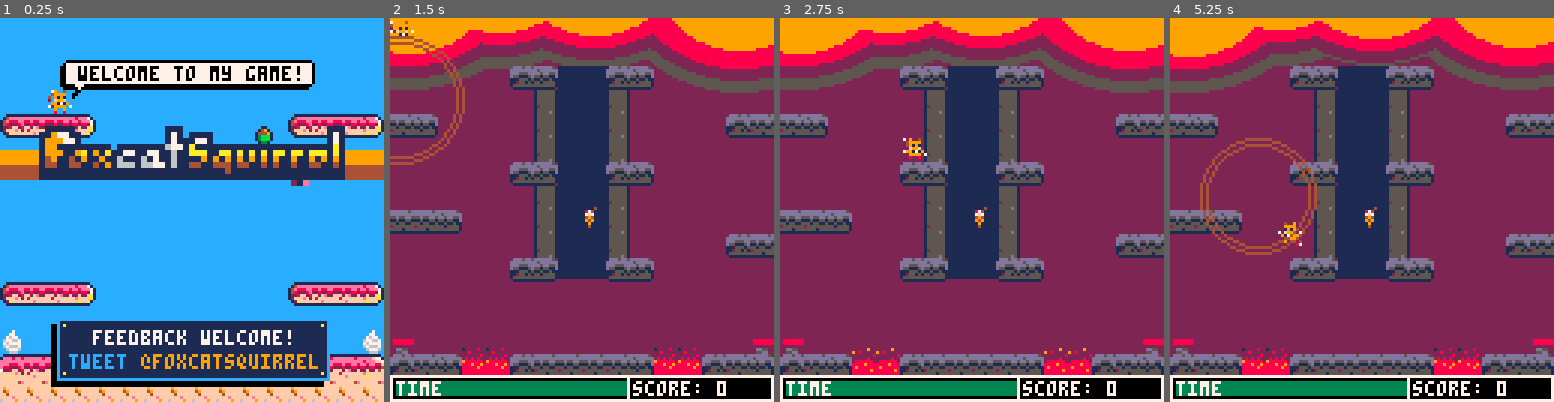
Above: before the commit, frames 1-4 (left to right).
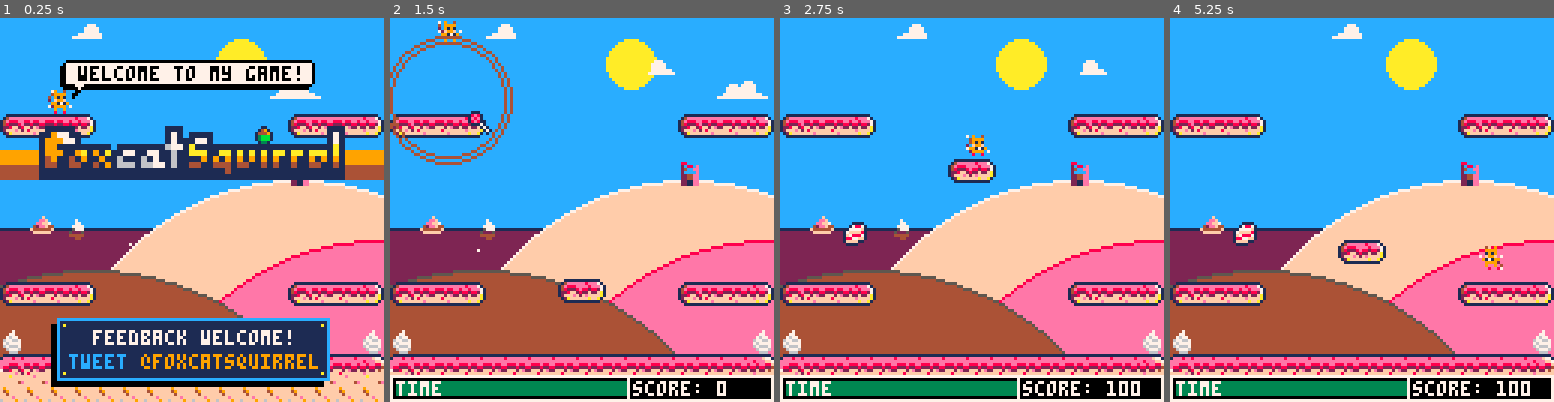
Above: after the commit, the same moments.

Repository: daddynewts/foxcatsquirrel
Game: PICO-8 cartridge foxcatsquirrel.p8
Two runs of this game, one before a commit and one after it. Both use one fixed random seed, a clock stepped at 60 frames per second and the inputs below.
Inputs:
- Up to frame 1 (0.25 s): no input
- Up to frame 2 (1.5 s): tap X (X key) at 0.33, 1.07 s; tap O (Z key) at 0.7 s
- Up to frame 3 (2.75 s): hold Right 1.6-2.1 s; tap O (Z key) at 1.7, 2.1, 2.5 s; tap X (X key) at 1.85 s; hold Right from 2.47 s (still down)
- Up to frame 4 (5.25 s): tap O (Z key) every 0.4 s from 2.9 to 4.9 s; tap X (X key) at 2.97, 4.08, 5.2 s; release Right at 3.03 s; hold Left 3.08-3.58 s; hold Down 3.63-3.97 s; hold Right 4.02-4.68 s; hold Left from 5.08 s (still down)

The runs differ from the first frame. In frame 1, 29% of the frame differs, in the area x 0-100%, y 1-89%; in frame 2, 88%; in frame 3, 89%; in frame 4, 89%, in the area x 0-100%, y 0-99%.

Commit message:
Basically finished
Some polish here and there, but otherwise, it's done.

Diff:
--- a/foxcatsquirrel.p8
+++ b/foxcatsquirrel.p8
@@ -8,11 +8,10 @@
 
 function _init()
 
- level=4 -- def 0, playground 5
+ level=0 -- def 0, playground 5
  count=0
  points=0
- addfood=10 -- 7 for instant enemy on l1
- is_shockwave=false
+ addfood=1 -- 7 for instant enemy on l1
 
  init_times()
 
@@ -22,13 +21,14 @@
  ghostapproach=0
 
  -- sfx
- intro_jingle = 4
+ intro_jingle = 63
  eat_sfx = {14,9}
  death_sfx = 1
  jump_sfx = 0
  slide_sfx = 2
  skull_sfx = 12
  bonus_sfx = 13
+ endlevel_sfx = 63
  spring_sfx = 4
  ghost_sfx = 12
  menu_sfx = 10
@@ -37,11 +37,11 @@
 
  -- music
  music_level1 = 0
- music_level2 = 1
- music_level3 = 10
+ music_level2 = 28
+ music_level3 = 11
  music_level4 = 7
- music_level5 = 25
- credits      = 0
+ music_level5 = 26
+ credits      = 5
 
  function rndb(low,high)
   return flr(rnd(high-low+1)+low)
@@ -104,6 +104,8 @@
   dead=false,
   }
 
+ is_shockwave=false
+
  cam_x=level*128
  cam_y=0
 
@@ -286,7 +288,7 @@
 
 function timecheck()
  timegain=count -- default 12
- timeleft-=timededuction
+ --timeleft-=timededuction
  timededuction=0.1*(count/6) -- default 0.1*(count/6)
 
  if timeleft >=78 then
@@ -866,7 +868,7 @@
   for i=1,1 do
    food={
     sprite=flr(rnd(food_count)+food_start),
-    x=level*128+flr(rnd(90)+16),
+    x=level*128+flr(rnd(100)+16),
     y=flr(rnd(80)+15),
    }
   add(foods,food)
@@ -932,7 +934,6 @@
 
 function add_foodpoints()
  points+=100+(20*level)+10*flr(glidetime)
- -- points+=flr(10000/timeleft)
  timeleft+=timegain
  count+=addfood
  del(foods,food)
@@ -993,7 +994,7 @@
       del(bonuses,bonus)
       del(ghosts,ghost)
       del(skulls,skull)
-      sfx(bonus_sfx,0)
+      sfx(endlevel_sfx,0)
       init_levelover()
   end
  end
@@ -1267,7 +1268,7 @@
   rectfill(512,113,640,128,2)
   line(512,118,640,118,8)
   -- pass-through bg
-  rectfill(568,16,588,86,1)
+  rectfill(560,16,596,86,1)
 
  end
 end
@@ -1456,20 +1457,18 @@
  spr(10,96,64,1,1,true)
 
  -- shadow
- print("press    to jump",25,75,0)
- print("❎",49,75,4)
- print("❎",50,74,9)
+ print("to jump and glide",35,75,0)
+ print("❎",25,75,1)
+ print("❎",26,74,9)
   -- text
- print("press    to jump",26,74,6)
+ print("to jump and glide",36,74,7)
 
  -- shadow
- print("❎",45,83,4)
- print("❎",46,82,9)
- print("hold    to glide",25,83,0)
+ print("🅾️",25,83,1)
+ print("🅾️",26,82,12)
+ print("for force field",35,83,0)
  -- text
- print("hold    to glide",26,82,7)
--- print("(c)",50,72,12)
--- print("(c)",46,80,12)
+ print("for force field",36,82,14)
 
  -- ready? bg box
 
@@ -1479,8 +1478,10 @@
 
  print("ready?",52,105,1)
  print("ready?",53,104,9)
- print("❎",55,113,4)
+
+ print("❎",55,113,1)
  print("❎",56,112,9)
+
  print("press    to play!",31,113,1)
  print("press    to play!",32,112,7)
 end
@@ -1593,26 +1594,27 @@
 --  rectfill(cam_x,44,cam_x+128,48,10)
 --  rectfill(cam_x,49,cam_x+128,51,9)
 
- circfill(cam_x+64,52,50,8)
- circfill(cam_x+64,52,46,9)
- circfill(cam_x+64,52,44,10)
- circfill(cam_x+64,52,42,11)
- circfill(cam_x+64,52,40,3)
- circfill(cam_x+64,52,38,12)
- circfill(cam_x+64,52,36,14)
- circfill(cam_x+64,52,34,2)
- circfill(cam_x+64,52,32,12)
-
- rectfill(cam_x,34,cam_x+128,49,10)
- rectfill(cam_x,46,cam_x+128,53,9)
-
- rectfill(cam_x,54,cam_x+128,128,12)
+ --rainbow
+ circfill(cam_x+64,52,30-delay/2,8)
+ circfill(cam_x+64,52,29-delay/2,9)
+ circfill(cam_x+64,52,28-delay/2,10)
+ circfill(cam_x+64,52,27-delay/2,11)
+ circfill(cam_x+64,52,26-delay/2,3)
+ circfill(cam_x+64,52,25-delay/2,12)
+ circfill(cam_x+64,52,24-delay/2,14)
+ circfill(cam_x+64,52,23-delay/2,2)
+ circfill(cam_x+64,52,22-delay/2,12)
+
+ rectfill(cam_x,45,cam_x+128,60,10)
+ rectfill(cam_x,57,cam_x+128,64,9)
+
+ rectfill(cam_x,64,cam_x+128,128,12)
  -- double-size "you win"
- sspr(0,88,32,8,cam_x+32,36,64,16)
+ sspr(0,88,32,8,cam_x+32,47,64,16)
 
  -- text
- print("score: "..points,cam_x+43,58,1)
- print("score: "..points,cam_x+44,57,7)
+ print("score: "..points,cam_x+43,78,1)
+ print("score: "..points,cam_x+44,77,7)
  print("press ❎ to watch credits",cam_x+15,105,0)
  print("press ❎ to watch credits",cam_x+16,104,7)
  print("❎",cam_x+39,105,4)
@@ -1646,7 +1648,6 @@
 function draw_credits()
  cls()
 
- print("cam_x:"..cam_x,cam_x,0,7)
  rectfill(0,0,128,128,1)
 
  rectfill(cam_x+0,136-m,cam_x+127,140-m,9)
@@ -1909,7 +1908,7 @@
  end
   if skullchase==false then
    skull.x-=cos(skullangle)-(0.25+(skull.x-shockwave_x)/(20+count))
-   skull.y-=sin(skullangle)-((skull.y-shockwave_y)/(20+count))
+   skull.y-=sin(skullangle)-(0.25+(skull.y-shockwave_y)/(20+count))
  end
 
  if is_shockwave==true then
@@ -1931,8 +1930,11 @@
   ghostchase=true
  end
   if ghostchase==false then
-   ghost.x-=((ghost.x-shockwave_x)/(20+count)/2)-cos(2*ghostangle)
-   ghost.y-=sin(2*ghostangle)-((ghost.y-shockwave_y)/(10+count))/2
+   ghost.x-=cos(ghostangle)-(0.25+(ghost.x-shockwave_x)/(20+count))
+   ghost.y-=sin(ghostangle)-((ghost.y-shockwave_y)/(20+count))
+
+--   ghost.x-=((ghost.x-shockwave_x)/(20+count)/2)-cos(2*ghostangle)
+--   ghost.y-=sin(2*ghostangle)-((ghost.y-shockwave_y)/(10+count))/2
   end
 
 end
@@ -2342,13 +2344,13 @@
 0000000000000000000000000000000000000026000000002600003a00002600000000000000000000000000000040414200004300530000000053004300004000000000000000000000000000000000d70000000000000000000000000000000000000000000000000000000000000000000000000000000000000000000000
 000000000000000000000000000000000000000000000000262b000000002600000000000000000000000000000040414200004300530000000053004300004000000000000000000000000000000000d70000000000000000000000000000000000000000000000000000000000000000000000000000000000000000000000
 0000000000000000000000000000000000002b00000000002600000000002b0000000000000000000000000000004041420000430053000000005300430000400000000000c6e80000e7c80000000000000000000000000000000000000000000000000000000000000000000000000000000000000000000000000000000000
-000000000000000000000000000000003a0000000000000026000000000000000000000000000000000000000000404142000043005300000000530043000040000000000000d70000d7000000000000000000000000000000000000000000000000000000000000000000000000000000000000000000000000000000000000
-4849494a00000000000000004849494a000024250000000026000000000000000000000000000000000000000000404142000044005176767676500044000040c7c800000000d70000d700000000c6c7c74849494a00000000000000004849494a00000000000000000000000000000000000000000000000000000000000000
-00000000000000000000000000000000000000000000002436250000000000240000000000000000000000000000404142570000000000000000000000005640000000000000d70000d7000000000000d70000000000000000000000000000000000000000000000000000000000000000000000000000000000000000000000
-000000000000000000000000c90000000000000000000000000000000000000000000000000000000000000000004041420057000000000000000000005600400000000000c6e80000e7c80000000000d7000000000000000000000000c900000000000000000000000000000000000000000000000000000000000000000000
-00000000000000000000000000000000000000000000000000000000000000000000000000000000000000000000404142765000000000000000000000517640000000000000d70000d7000000000000d700000000000000000000000000000000000000000000000000000000000000002b0000000000002b00000000002b00
-00000000000000000000000000000000242323250000000000000000000000000000000000000000000000c20000404142000000000000000000000000000040c7c7c8000000d70000d7000000000000d70000000000000000000000000000000000000000000000000000000000000000000000000000000000000000000000
-00000000000000000000000000000000000000000000000000000000000000000000000000000000000000000000404142670000000000000000000000006740000000000000d70000d700000000c6c7c70000000000000000000000000000000000000000000000000000000000000000000000000000000000000000000000
+000000000000000000000000000000003a00000000000000260000000000000000000000000000000000000000004041420000430053000000005300430000400000000000d700000000d70000000000000000000000000000000000000000000000000000000000000000000000000000000000000000000000000000000000
+4849494a00000000000000004849494a000024250000000026000000000000000000000000000000000000000000404142000044005176767676500044000040c7c8000000d700000000d7000000c6c7c74849494a00000000000000004849494a00000000000000000000000000000000000000000000000000000000000000
+000000000000000000000000000000000000000000000024362500000000002400000000000000000000000000004041425700000000000000000000000056400000000000d700000000d70000000000d70000000000000000000000000000000000000000000000000000000000000000000000000000000000000000000000
+000000000000000000000000c90000000000000000000000000000000000000000000000000000000000000000004041420057000000000000000000005600400000000000c6c8000000c6c7c8000000d7000000000000000000000000c900000000000000000000000000000000000000000000000000000000000000000000
+00000000000000000000000000000000000000000000000000000000000000000000000000000000000000000000404142765000000000000000000000517640c7c8000000d700000000d70000000000d700000000000000000000000000000000000000000000000000000000000000002b0000000000002b00000000002b00
+00000000000000000000000000000000242323250000000000000000000000000000000000000000000000c200004041420000000000000000000000000000400000000000d700000000d70000000000d70000000000000000000000000000000000000000000000000000000000000000000000000000000000000000000000
+000000000000000000000000000000000000000000000000000000000000000000000000000000000000000000004041426700000000000000000000000067400000000000d700000000d7000000c6c7c70000000000000000000000000000000000000000000000000000000000000000000000000000000000000000000000
 000000000000000000000000000000000000000000000000000000000000000000000000000000000000000000004041425038384500000000000045380051400000000000c6e80000e7c80000000000d700000000000000000000000000000000000000000000000000000000000000000000002b0000000000002b00000000
 4849494a00000000000000004849494a00000000000024363625000000000024404142000000000000000000404141414200003800000000000000003800004000000000000000000000000000000000d74849494a00000000000000004849494a00000000000000000000000000000000000000000000000000000000000000
 0000000000000000000000000000000000000000000000000000000000000000404142000000000000000000404141414200003800000000000000003800004000000000000000000000000000000000d70000000000000000000000000000000000000000000000000000000000000000000000000000000000000000000000
Not shown, changed: the thumbnail (__label__) section of foxcatsquirrel.p8
Not shown, changed: the music (__music__) section of foxcatsquirrel.p8
Not shown, changed: the sound effects (__sfx__) section of foxcatsquirrel.p8
